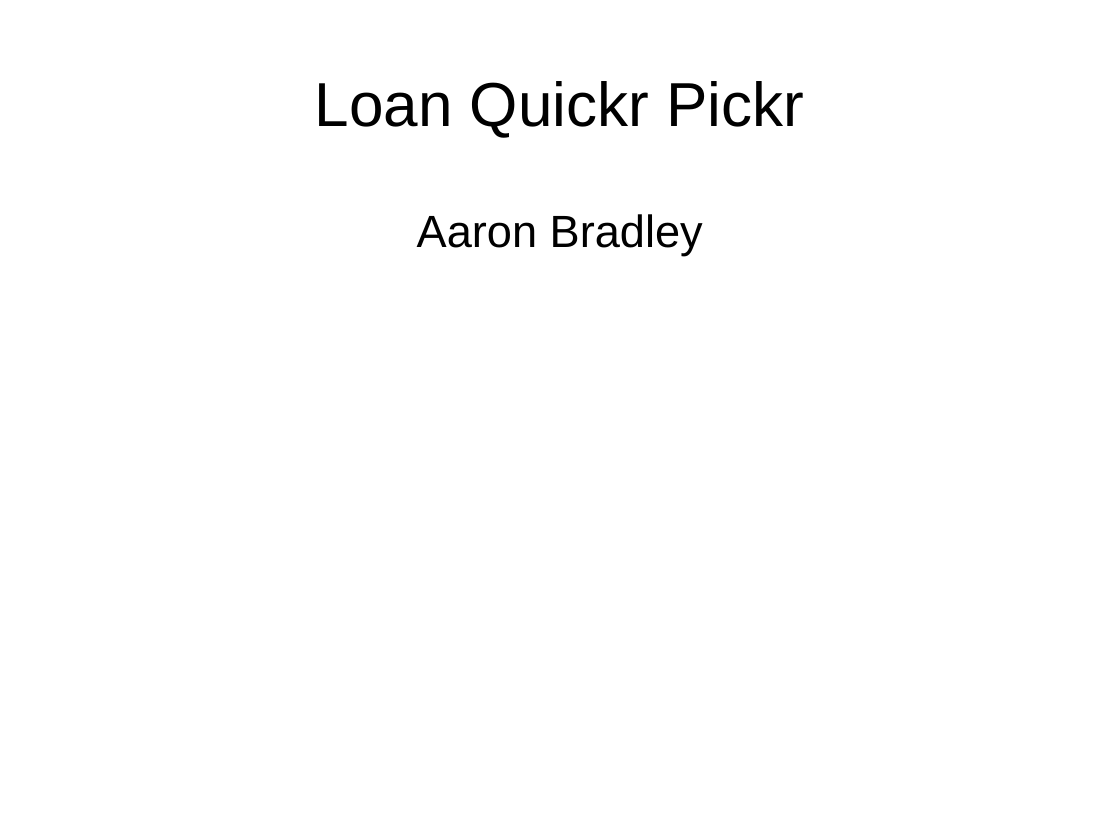
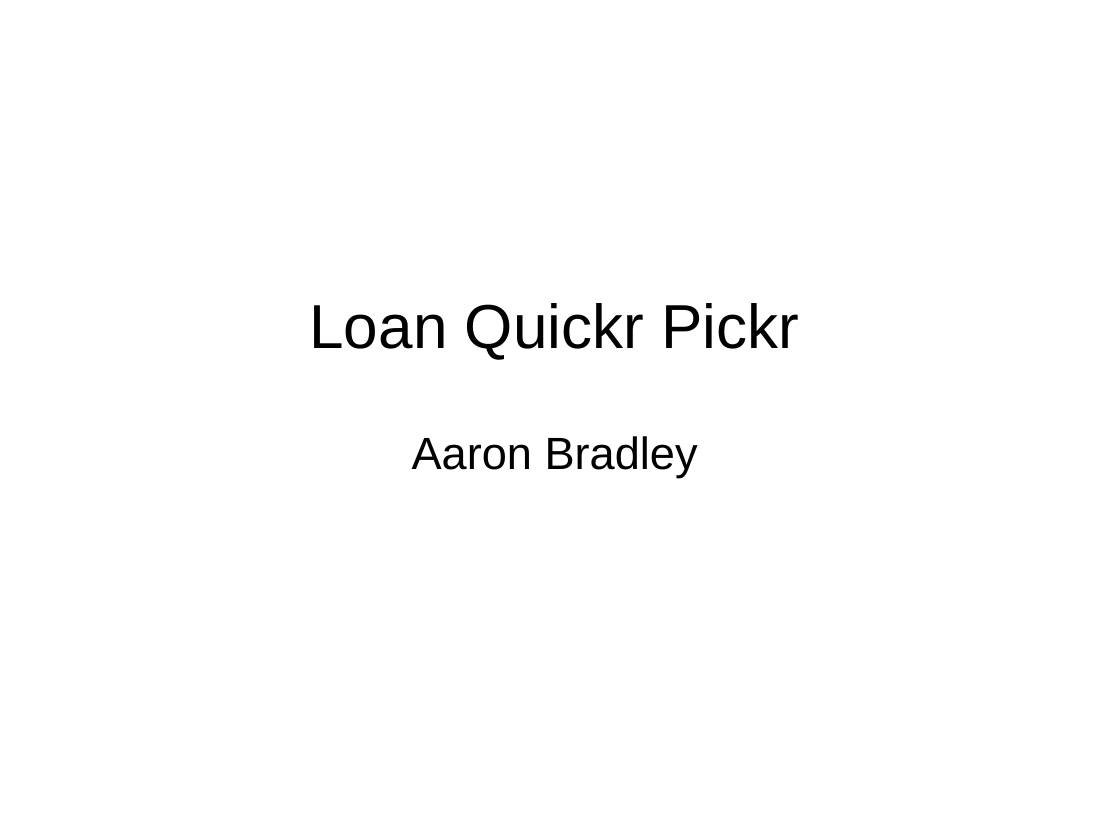
Before and after one commit to abradle2/LendingLounge, a slide deck: slide 1 of presentations/Bradley_week1.ppt. Drawn at 1120x840 pixels with LibreOffice and Linux fonts; fonts in the diff are those of the drawing. Boxes give left, top, right and bottom in pixels: in the first picture for what was removed or moved away, otherwise in the second. Text is boxed around its words. In the diff, an @@ line names an element or a change of style, - is before the commit and + after.

```diff
--- a/presentations/Bradley_week1.ppt
+++ b/presentations/Bradley_week1.ppt
@@ title "Loan Quickr Pickr": place and size @@
-title "Loan Quickr Pickr" at <box>315,81,804,137</box>
+title "Loan Quickr Pickr" at <box>309,303,799,360</box>
@@ subtitle "Aaron Bradley": place and size @@
-subtitle "Aaron Bradley" at <box>417,214,703,256</box>
+subtitle "Aaron Bradley" at <box>412,436,698,478</box>
```
Also in this commit, not shown: 2 other slides changed, 4 other files.
